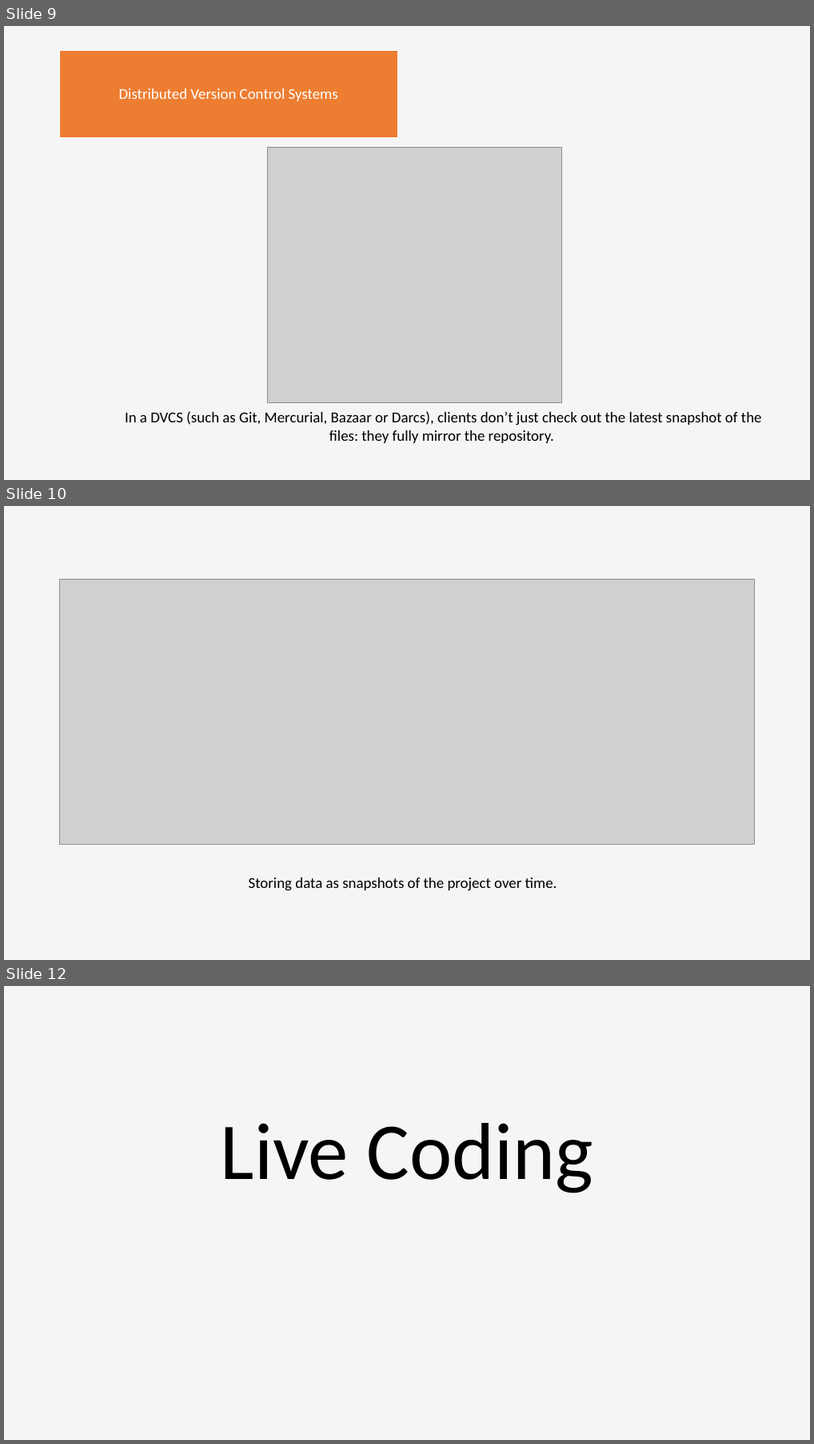
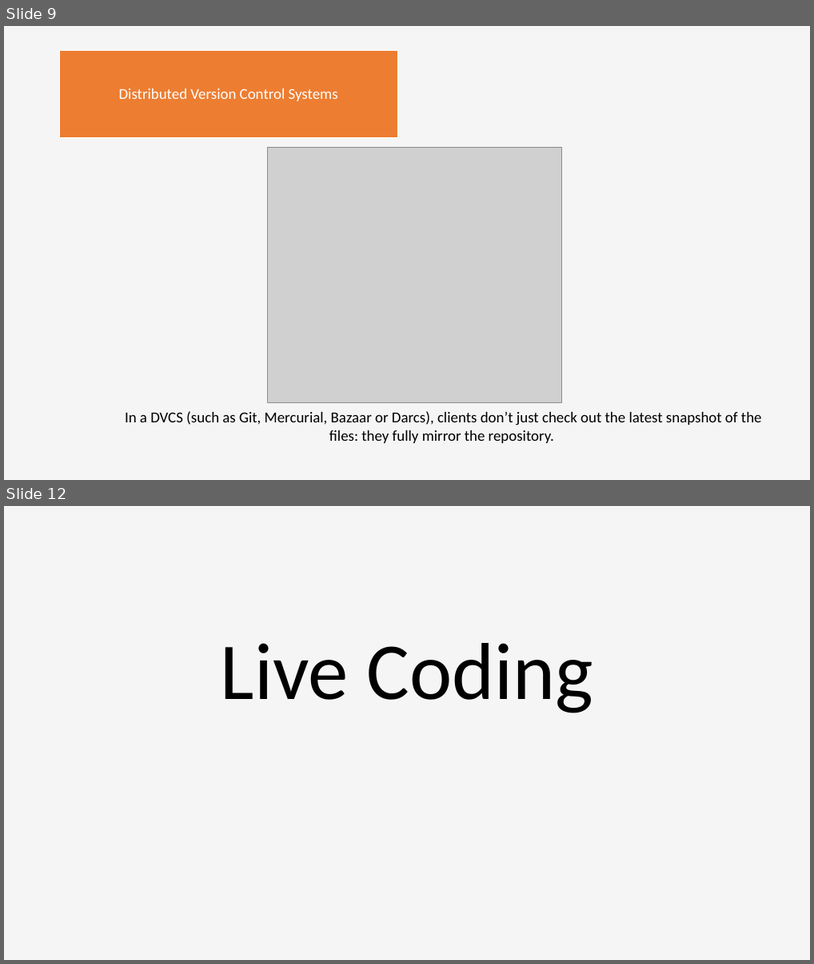
Before and after one commit to deksaa/GitSunum, a slide deck: GitSunum.pptx. Shown one above the other, each under a label of ours: slides 9, 10 and 12 before the commit, slides 9 and 12 after it; the slides between them are not shown. The pictures are 814x1444 and 814x964 pixels, drawn with LibreOffice and Linux fonts; fonts in the diff are those of the drawing; grey boxes stand for pictures. Boxes give left, top, right and bottom in pixels: in the first picture for what was removed or moved away, otherwise in the second. Text is boxed around its words. In the diff, an @@ line names an element or a change of style, - is before the commit and + after.

```diff
--- a/GitSunum.pptx
+++ b/GitSunum.pptx
@@ slide 10 removed at (x1=4, y1=506, x2=810, y2=960), background #F5F5F5 @@
@@ picture removed at (x1=60, y1=579, x2=755, y2=844) @@
@@ text removed at (x1=249, y1=877, x2=558, y2=891) @@
-Storing data as snapshots of the project over time.
```
Also in this commit, not shown: 1 slide changed, 1 slide added.
